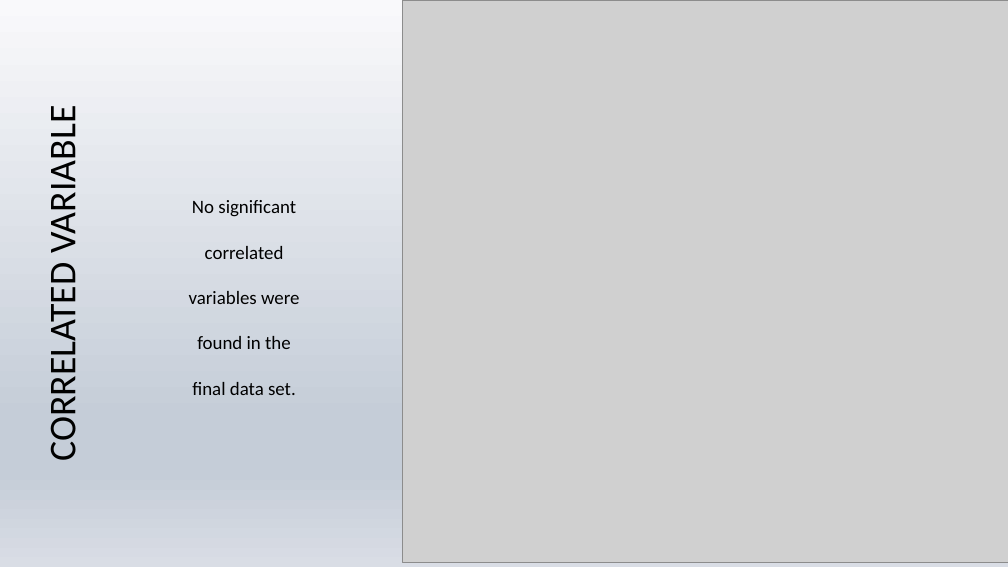
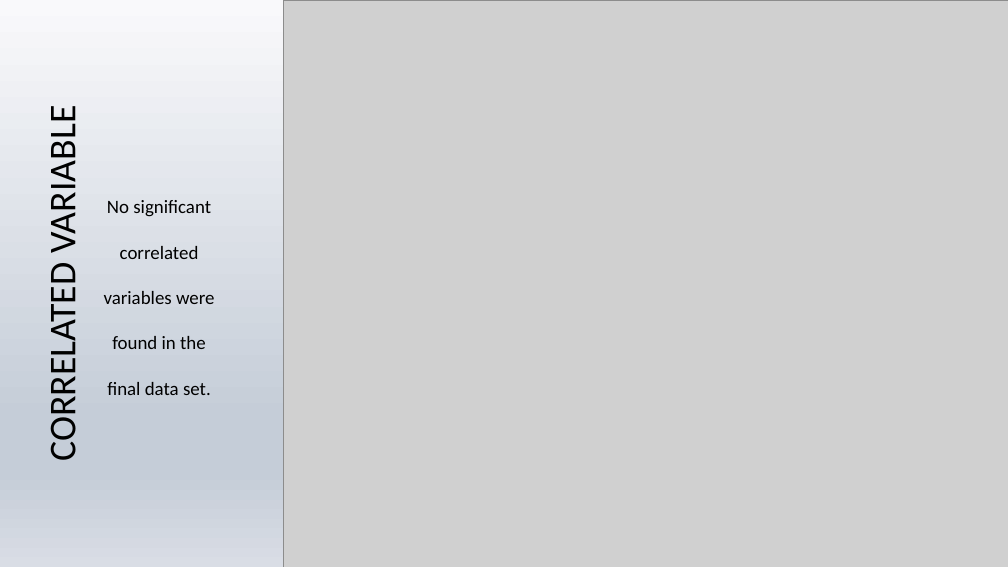
Before and after one commit to tanzirhasan/Readmission, a slide deck: slide 30 of 30_day_readmission.pptx (slide 29 before the commit). Drawn at 1008x567 pixels with LibreOffice and Linux fonts; fonts in the diff are those of the drawing; grey boxes stand for pictures; background and template pictures are left out. Boxes give left, top, right and bottom in pixels: in the first picture for what was removed or moved away, otherwise in the second. Text is boxed around its words. In the diff, an @@ line names an element or a change of style, - is before the commit and + after.

```diff
--- a/30_day_readmission.pptx
+++ b/30_day_readmission.pptx
@@ picture: place and size @@
-picture at bbox=[403, 0, 1008, 563]
+picture at bbox=[284, 0, 1008, 567]
@@ text "No significant correlated variables were ...": place and size @@
-text "No significant correlated variables were ..." at bbox=[189, 200, 299, 395]
+text "No significant correlated variables were ..." at bbox=[104, 200, 214, 395]
```
Also in this commit, not shown: 3 other slides changed, 6 slides added.
